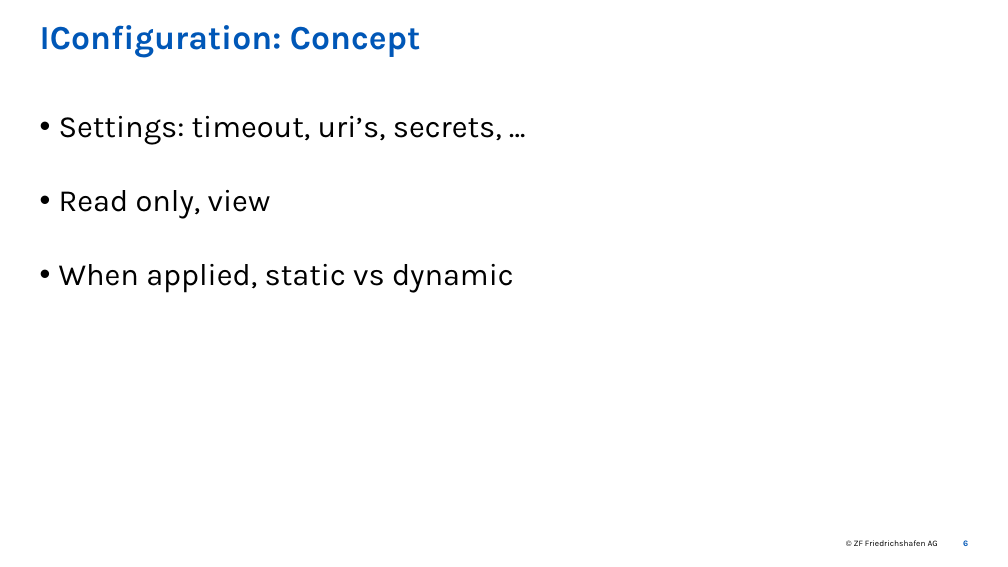
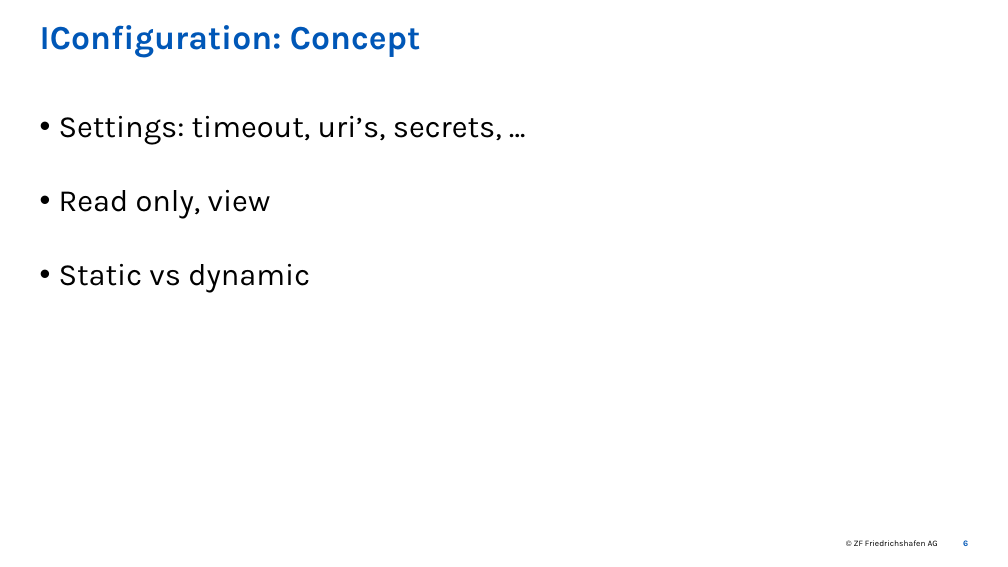
Before and after one commit to PhbsSmn/configuration-and-options, a slide deck: slide 6 of slides/presentation.pptx. Drawn at 1008x567 pixels with LibreOffice and Linux fonts; fonts in the diff are those of the drawing; background and template pictures are left out. Boxes give left, top, right and bottom in pixels: in the first picture for what was removed or moved away, otherwise in the second. Text is boxed around its words. In the diff, an @@ line names an element or a change of style, - is before the commit and + after.

```diff
--- a/slides/presentation.pptx
+++ b/slides/presentation.pptx
@@ text at [59,264,310,293]: text changed @@
-• When applied, static vs dynamic
+• Static vs dynamic
```
Also in this commit, not shown: 3 other slides changed, 4 slides added, 5 slides removed, 32 other files.
